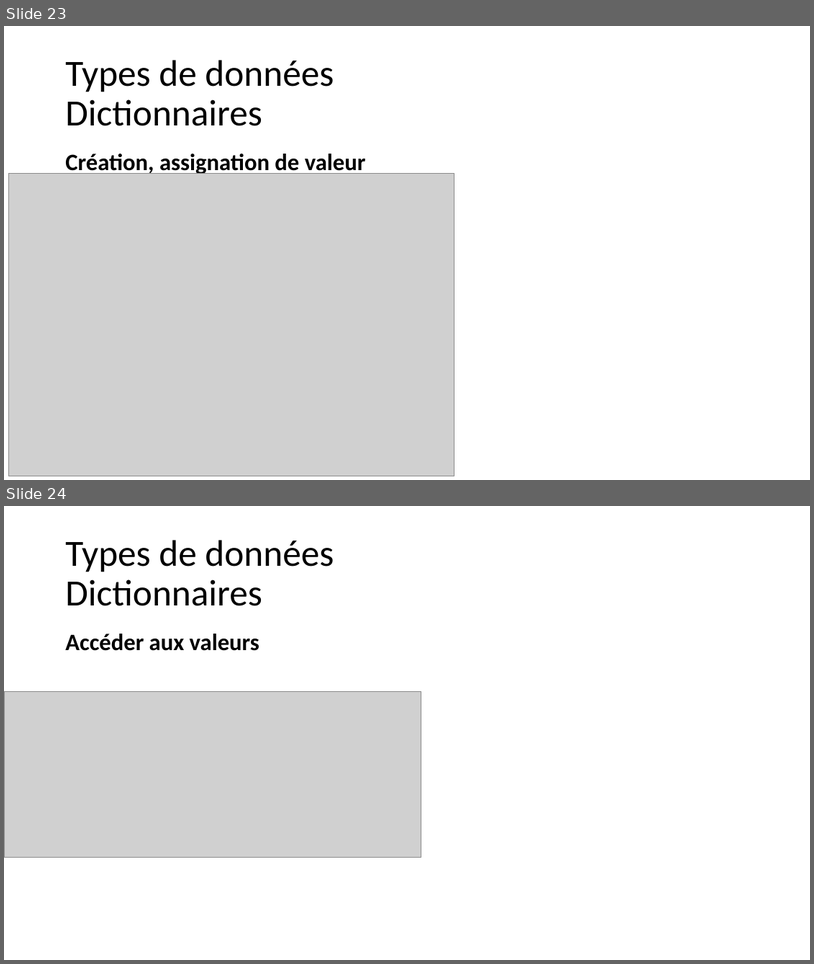
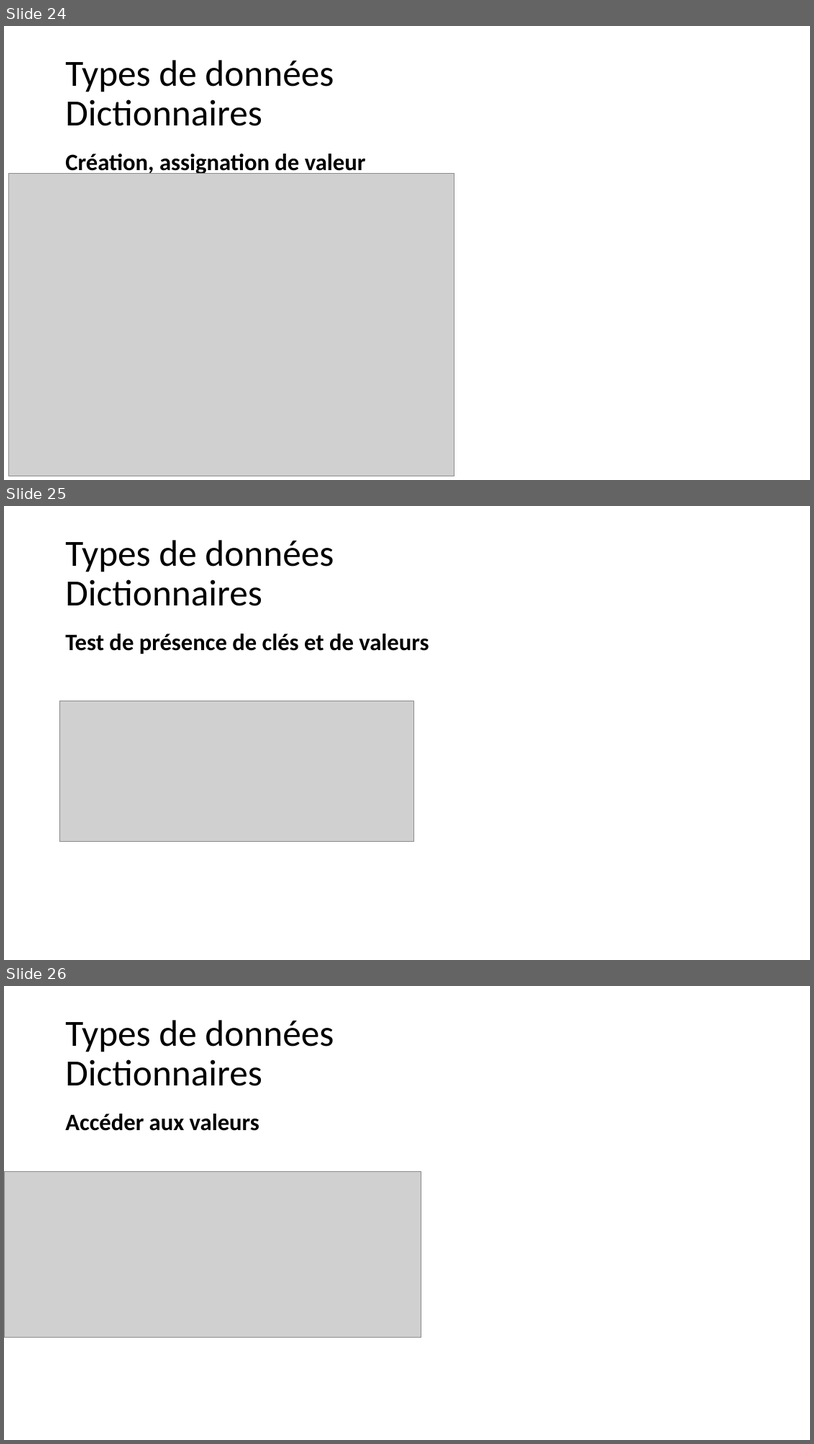
Before and after one commit to aubinthomas/Course, a slide deck: python_debutant/Formation Python débutant.pptx. Shown one above the other, each under a label of ours: slides 23 and 24 before the commit, slides 24, 25 and 26 after it. The pictures are 814x964 and 814x1444 pixels, drawn with LibreOffice and Linux fonts; fonts in the diff are those of the drawing; grey boxes stand for pictures. Boxes give left, top, right and bottom in pixels: in the first picture for what was removed or moved away, otherwise in the second. Text is boxed around its words. In the diff, an @@ line names an element or a change of style, - is before the commit and + after.

```diff
--- a/python_debutant/Formation Python débutant.pptx
+++ b/python_debutant/Formation Python débutant.pptx
@@ slide 25 added at (4,506,810,960), background #FFFFFF @@
@@ title added at (65,540,334,606), 44 pt, text #000000 @@
+Types de données
+Dictionnaires
@@ text added at (65,633,429,654), 28 pt, text #000000, bold @@
+Test de présence de clés et de valeurs
@@ picture added at (59,701,415,841) @@
@@ what was slide 23 is now slide 24 @@
@@ what was slide 24 is now slide 26 @@
```
Also in this commit, not shown: 2 slides changed, 2 other slides added, 1 slide removed, 2 other files.
